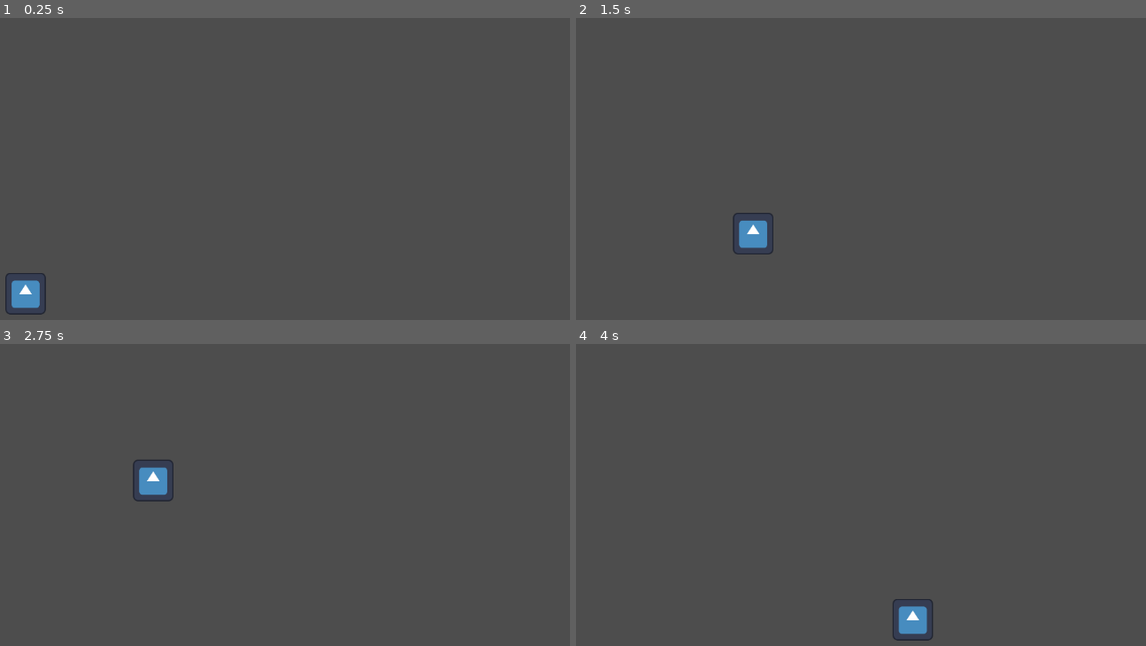
Above: before the commit, frames 1-4 (two rows, left to right).
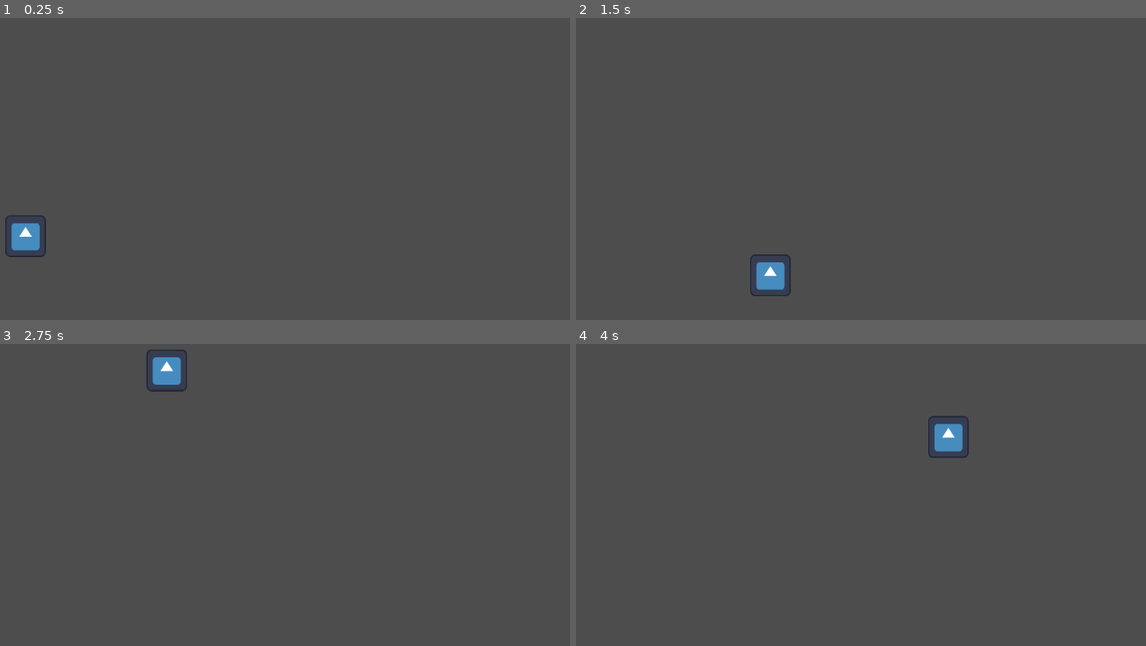
Above: after the commit, the same moments.

Repository: KevinSanchez96/Movimiento-2D-en-Godot
Game: Godot game, scene res://escena_principal.tscn
Two runs of this game, one before a commit and one after it. Both use one fixed random seed, a clock stepped at 60 frames per second and the inputs below. The engine's default icon, where the game draws it, is replaced by a stand-in: a white triangle on a blue panel in a dark square.
Inputs:
- Up to frame 1 (0.25 s): no input
- Up to frame 2 (1.5 s): tap Enter at 0.5 s; hold Space (jump) 0.53-1.28 s; hold Right (move_right) from 0.53 s (still down); tap Space (jump) at 1.35 s
- Up to frame 3 (2.75 s): tap Space (jump) at 1.52, 1.82 s; release Right (move_right) at 2.03 s; hold A (move_left) from 2.03 s (still down); hold Space (jump) from 2.03 s (still down)
- Up to frame 4 (4 s): release A (move_left) at 2.78 s; release Space (jump) at 2.78 s; hold Right (move_right) from 2.78 s (still down); tap Space (jump) at 2.85, 3.02, 3.32 s; hold Space (jump) from 3.53 s (still down)

The runs differ from the first frame. In frame 1, 1.2% of the frame differs, in the area x 0-9%, y 65-99%; in frame 2, 1.2%; in frame 3, 1.2%; in frame 4, 1.2%.

Commit message:
Cambio logica en player para pasar a estados

Diff:
--- a/movimiento-2d-en-godot/Player.gd
+++ b/movimiento-2d-en-godot/Player.gd
@@ -1,56 +1,31 @@
 extends CharacterBody2D
 
 @export_group("Movimiento")
-@export var SPEED = 260.0
+@export var speed = 300.0
 
 @export_group("Salto")
-@export var JUMP_VELOCITY = -850.0
-@export var MAX_JUMPS = 2
+@export var jump_velocity = -800.0
+@export var max_jumps = 2
 
 @export_group("Gravedad")
-@export var GRAVITY = 2000.0
-@export var MULTIPL_CAIDA = 2.0
+@export var gravity = 1800.0
+@export var multipl_caida = 2.2
 
 @export_group("Vuelo")
-@export var MAX_TIEMPO_VUELO = 1.2
+@export var max_tiempo_vuelo = 1.2
+@export var tiempo_vuelo = 0.0
 
-var volando = false
 var jump_count = 0
-var tiempo_vuelo = 0
+@onready var state_machine = $StateMachine
 
-func _physics_process(delta: float) -> void:
+func _ready():
+	for state in state_machine.get_children():
+		state.player = self
+		state.state_machine = state_machine
+	state_machine.change_state("Idle")
 
-	#Se genera un acumulador de saltos y se limita la cantidad de saltos en el if
-	if Input.is_action_just_pressed("jump") and jump_count < MAX_JUMPS:
-		jump_count += 1
-		velocity.y = JUMP_VELOCITY
-	#Se genera el estado de "volando" y se limita la velocidad en y
-	if jump_count == MAX_JUMPS :
-		volando = true
+func _physics_process(delta):
+	move_and_slide()
 
-	#Es lo que sucede una vez esta en el aire . Si el estado "volando" esta activo , entonces empieza a contar "tiempo_vuelo"
-	if not is_on_floor():
-		if volando and tiempo_vuelo<MAX_TIEMPO_VUELO and Input.is_action_pressed("jump"):
-			velocity.y = 0
-			tiempo_vuelo +=delta
-		else:
-			volando=false
-			if velocity.y <0:
-				velocity.y += GRAVITY  * delta
-			else:
-				velocity.y += GRAVITY * MULTIPL_CAIDA *delta
-
-	#Una vez llega al piso, se resetean valores
 	if is_on_floor():
 		jump_count = 0
-		volando = false
-		tiempo_vuelo = 0
-
-	# Unicamente se cambia los nombres de las acciones
-	var direction := Input.get_axis("move_left", "move_right")
-	if direction:
-		velocity.x = direction * SPEED
-	else:
-		velocity.x = move_toward(velocity.x, 0, SPEED)
-
-	move_and_slide()
--- a/movimiento-2d-en-godot/State.gd
+++ b/movimiento-2d-en-godot/State.gd
@@ -6,4 +6,4 @@
 
 func enter():pass
 func exit():pass
-func update(delta):pass
+func update(_delta):pass
--- a/movimiento-2d-en-godot/escena_principal.tscn
+++ b/movimiento-2d-en-godot/escena_principal.tscn
@@ -1,7 +1,13 @@
-[gd_scene load_steps=5 format=3 uid="uid://dcq4le7gw116b"]
+[gd_scene load_steps=11 format=3 uid="uid://dcq4le7gw116b"]
 
 [ext_resource type="Script" path="res://Player.gd" id="1_8225k"]
 [ext_resource type="Texture2D" uid="uid://c0ysatnxdb5c7" path="res://icon.svg" id="2_0bqur"]
+[ext_resource type="Script" path="res://idle.gd" id="3_3ov4b"]
+[ext_resource type="Script" path="res://state_machine.gd" id="3_37dca"]
+[ext_resource type="Script" path="res://run.gd" id="4_8a725"]
+[ext_resource type="Script" path="res://jump.gd" id="5_ivis7"]
+[ext_resource type="Script" path="res://fly.gd" id="6_2c0om"]
+[ext_resource type="Script" path="res://fall.gd" id="6_3fqo1"]
 
 [sub_resource type="RectangleShape2D" id="RectangleShape2D_r1iym"]
 size = Vector2(66, 66.5)
@@ -13,6 +19,7 @@
 
 [node name="Player" type="CharacterBody2D" parent="."]
 script = ExtResource("1_8225k")
+multipl_caida = 1.2
 
 [node name="Sprite2D" type="Sprite2D" parent="Player"]
 position = Vector2(157, 468)
@@ -24,18 +31,22 @@
 shape = SubResource("RectangleShape2D_r1iym")
 
 [node name="StateMachine" type="Node" parent="Player"]
-
-[node name="State" type="Node" parent="Player/StateMachine"]
+script = ExtResource("3_37dca")
 
 [node name="Idle" type="Node" parent="Player/StateMachine"]
+script = ExtResource("3_3ov4b")
 
 [node name="Run" type="Node" parent="Player/StateMachine"]
+script = ExtResource("4_8a725")
 
 [node name="Jump" type="Node" parent="Player/StateMachine"]
+script = ExtResource("5_ivis7")
 
 [node name="Fly" type="Node" parent="Player/StateMachine"]
+script = ExtResource("6_2c0om")
 
 [node name="Fall" type="Node" parent="Player/StateMachine"]
+script = ExtResource("6_3fqo1")
 
 [node name="StaticBody2D" type="StaticBody2D" parent="."]
 
--- /dev/null
+++ b/movimiento-2d-en-godot/fall.gd
@@ -0,0 +1,19 @@
+extends State
+
+func update(delta):
+	apply_gravity(delta)
+
+	var direction = Input.get_axis("move_left","move_right")
+	player.velocity.x = direction * player.speed
+
+	if player.is_on_floor():
+		state_machine.change_state("Idle")
+
+	if player.jump_count == player.max_jumps and Input.is_action_just_pressed("jump") and player.tiempo_vuelo < player.max_tiempo_vuelo:
+		state_machine.change_state("Fly")
+
+func apply_gravity(delta):
+	if player.velocity.y < 0:
+		player.velocity.y += player.gravity * delta
+	else:
+		player.velocity.y += player.gravity * player.multipl_caida * delta
--- /dev/null
+++ b/movimiento-2d-en-godot/fly.gd
@@ -0,0 +1,14 @@
+extends State
+
+func enter():
+	player.tiempo_vuelo = 0.0
+
+func update(delta):
+	var direction = Input.get_axis("move_left","move_right")
+	player.velocity.x = direction * player.speed
+
+	if Input.is_action_pressed("jump") and player.tiempo_vuelo < player.max_tiempo_vuelo:
+		player.velocity.y = 0
+		player.tiempo_vuelo += delta
+	else:
+		state_machine.change_state("Fall")
--- /dev/null
+++ b/movimiento-2d-en-godot/idle.gd
@@ -0,0 +1,13 @@
+extends State
+
+func enter():
+	player.velocity.x = 0
+
+func update(_delta):
+	if Input.get_axis("move_left","move_right") != 0:
+		state_machine.change_state("Run")
+
+	if Input.is_action_just_pressed("jump"):
+		player.jump_count +=1
+		player.velocity.y = player.jump_velocity
+		state_machine.change_state("Jump")
--- /dev/null
+++ b/movimiento-2d-en-godot/jump.gd
@@ -0,0 +1,33 @@
+extends State
+
+func enter():
+	player.velocity.y = player.jump_velocity
+	player.jump_count = 1
+
+func update(delta):
+	apply_gravity(delta)
+
+	var direction = Input.get_axis("move_left","move_right")
+	player.velocity.x = direction * player.speed
+
+	if Input.is_action_just_pressed("jump") and player.jump_count < player.max_jumps:
+		player.jump_count += 1
+
+		if player.jump_count == 2:
+			player.velocity.y = player.jump_velocity * 1.15
+		else:
+			player.velocity.y = player.jump_velocity
+
+	if player.jump_count == player.max_jumps and Input.is_action_pressed("jump") and player.velocity.y > 0:
+		state_machine.change_state("Fly")
+		return
+
+	if player.velocity.y > 0:
+		state_machine.change_state("Fall")
+		return
+
+func apply_gravity(delta):
+	if player.velocity.y < 0:
+		player.velocity.y += player.gravity * delta
+	else:
+		player.velocity.y += player.gravity * player.multipl_caida * delta
--- /dev/null
+++ b/movimiento-2d-en-godot/run.gd
@@ -0,0 +1,13 @@
+extends State
+
+func update(_delta):
+	var dir = Input.get_axis("move_left","move_right")
+	player.velocity.x = dir * player.speed
+
+	if dir==0:
+		state_machine.change_state("Idle")
+
+	if Input.is_action_just_pressed("jump"):
+		player.jump_count+=1
+		player.velocity.y = player.jump_velocity
+		state_machine.change_state("Jump")
--- a/movimiento-2d-en-godot/state_machine.gd
+++ b/movimiento-2d-en-godot/state_machine.gd
@@ -1,11 +1,24 @@
 extends Node
 
+var current_state : State
+var state : Dictionary = {}
 
-# Called when the node enters the scene tree for the first time.
-func _ready() -> void:
-	pass # Replace with function body.
+func _ready():
+	for child in get_children():
+		if child is State:
+			state[child.name] = child
 
+func change_state(new_state: String):
+	if not state.has(new_state):
+		push_error("No se encuentra el estado :"+new_state)
+		return
 
-# Called every frame. 'delta' is the elapsed time since the previous frame.
-func _process(delta: float) -> void:
-	pass
+	if current_state:
+		current_state.exit()
+
+	current_state = state[new_state]
+	current_state.enter()
+
+func _physics_process(delta):
+	if current_state:
+		current_state.update(delta)
